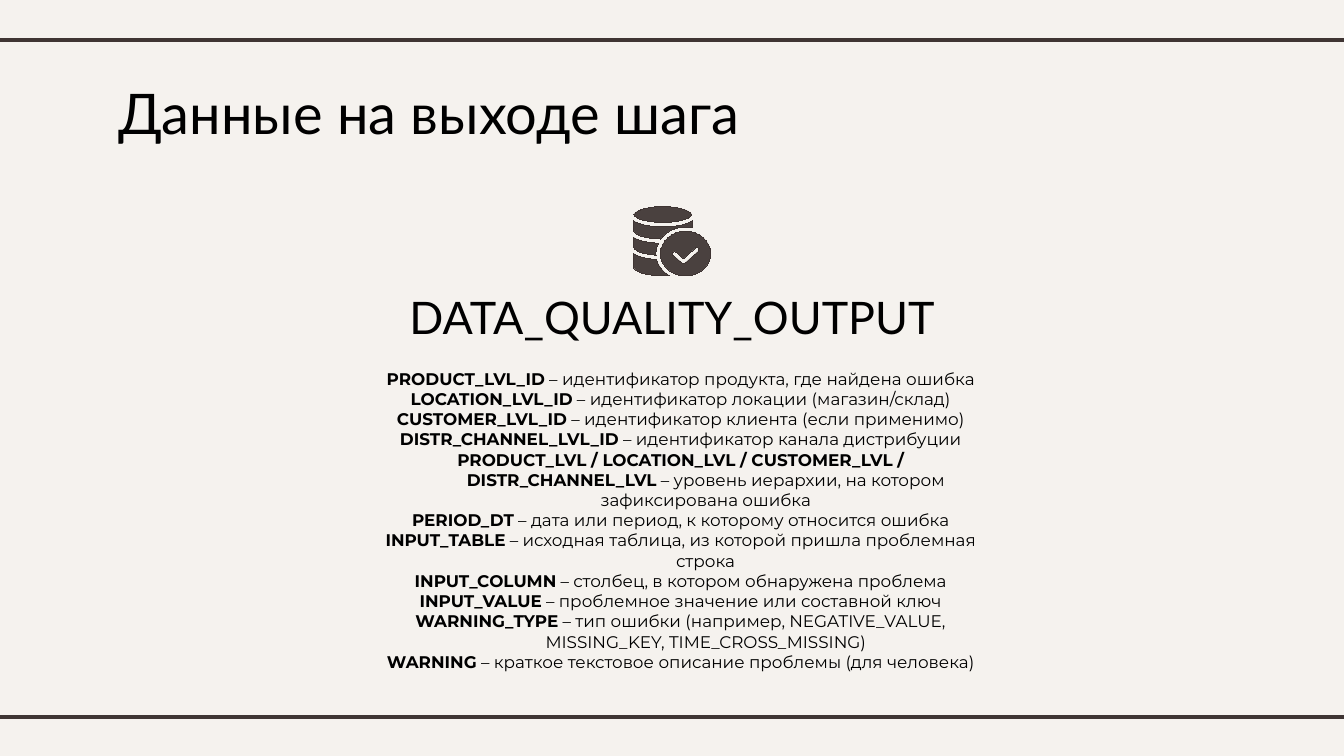
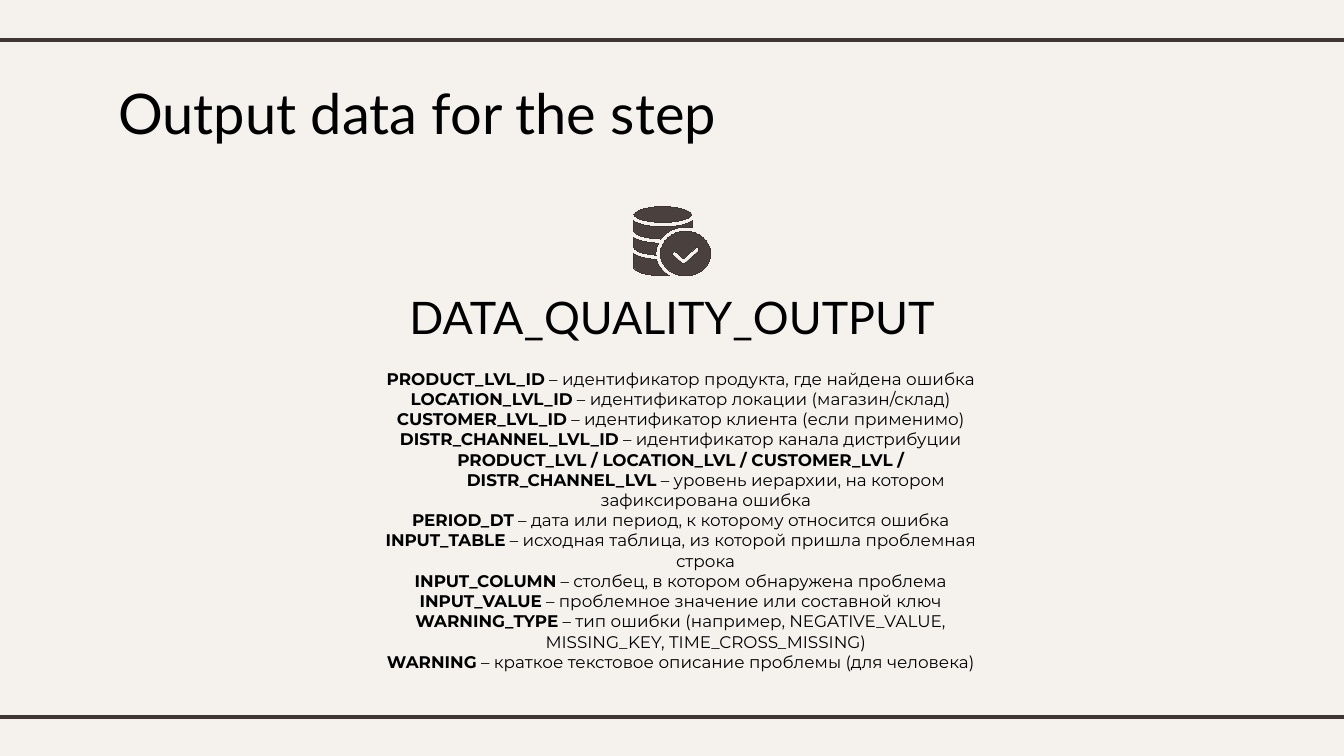
Before and after one commit to aromanenko/DFP, a slide deck: slide 4 of Dq_check+Disaccumulization.pptx. Drawn at 1344x756 pixels with LibreOffice and Linux fonts; fonts in the diff are those of the drawing. Boxes give left, top, right and bottom in pixels: in the first picture for what was removed or moved away, otherwise in the second. Text is boxed around its words. In the diff, an @@ line names an element or a change of style, - is before the commit and + after.

```diff
--- a/Dq_check+Disaccumulization.pptx
+++ b/Dq_check+Disaccumulization.pptx
@@ title at bbox=[118, 92, 716, 144]: text changed @@
-Данные на выходе шага
+Output data for the step
```
Also in this commit, not shown: 5 other slides changed, 5 slides added, 4 slides removed.
